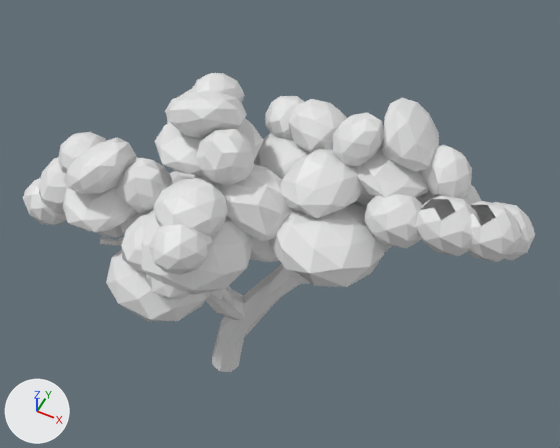
The FBX model Humans/Assets/Meshes/SavannahTree.fbx as it was, and as the next commit left it.
One viewpoint serves both versions: a camera (50 mm lens) standing at (4.17, -6.25, 11.97) and looking at (0.51, 1.08, 2.82). Arrows for +X, +Y and +Z are at lower left; the lights stay in place. Where no turn or scale is listed for an object, it has been applied to the vertices.

The first picture shows 'SavannahTree'.
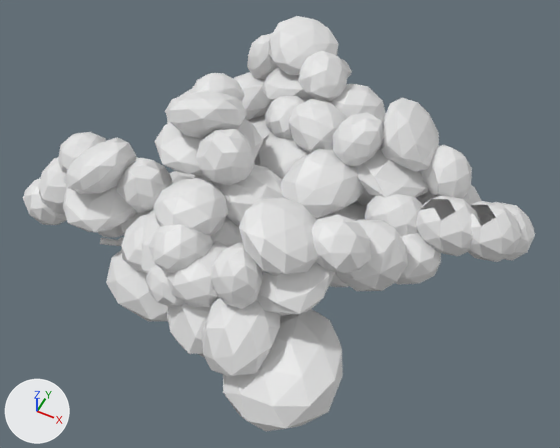
Boxes (x1, y1, x2, y2) around the edits, measured in the pictures (560 x 448 px):
'SavannahTree', reshaped (39% taller): before (23, 73, 535, 372); after (23, 16, 535, 431)
part 1 of me_cylinder_002, added: after (325, 84, 386, 123)
part 2 of me_cylinder_002, added: after (269, 16, 338, 75)
part 3 of me_cylinder_002, added: after (298, 51, 348, 101)
part 4 of me_cylinder_002, added: after (248, 115, 271, 164)
part 5 of me_cylinder_002, added: after (234, 72, 272, 120)
part 6 of me_cylinder_002, added: after (335, 219, 408, 291)
part 7 of me_cylinder_002, added: after (395, 233, 441, 285)
part 8 of me_cylinder_002, added: after (166, 241, 229, 307)
part 9 of me_cylinder_002, added: after (239, 198, 318, 276)
part 10 of me_cylinder_002, added: after (167, 303, 212, 357)
part 11 of me_cylinder_002, added: after (223, 309, 343, 431)
part 12 of me_cylinder_002, added: after (202, 297, 280, 376)
part 13 of me_cylinder_002, added: after (146, 265, 185, 307)
part 14 of me_cylinder_002, added: after (248, 33, 352, 101)
part 15 of me_cylinder_002, added: after (211, 214, 371, 315)

Edits to the bpy script that builds the scene:
```text
Change me_cylinder_002:
    remove me_cylinder_002.from_pydata(...)  # 1979 vertices, 2798 faces; spans x -3.43..4.17, y -1.48..2.21, z -0.04..5.52
    add me_cylinder_002.from_pydata(...)  # 3039 vertices, 4350 faces; spans x -3.43..4.17, y -2.36..4.18, z -0.04..5.52
    me_cylinder_002 part 1: the loose piece of 42 vertices spanning x 0.44..1.4, y 1.06..2.04, z 4.19..4.99 is copied, and the copy is multiplied about its middle by the matrix ((0.732, 0.497, -0.467), (-0.549, 0.836, 0.03), (0.505, 0.292, 1.102)), then moved by (0.16, 0.84, -0.29); it spans x 0.58..1.57, y 1.89..2.87, z 3.83..4.76
    me_cylinder_002 part 2: the loose piece of 42 vertices spanning x -0.9..0.17, y 0.08..1.07, z 4.8..5.52 is copied, and the copy is multiplied about its middle by the matrix ((-0.831, 0.516, -0.208), (-0.545, -0.83, 0.12), (-0.111, 0.213, 0.971)), then moved by (0.41, 2.23, -0.22); it spans x -0.48..0.57, y 2.26..3.33, z 4.57..5.24
    me_cylinder_002 part 3: the loose piece of 42 vertices spanning x -0.93..-0.18, y 0.82..1.59, z 4.54..5.25 is copied, and the copy is multiplied about its middle by the matrix ((-0.831, 0.516, -0.208), (-0.545, -0.83, 0.12), (-0.111, 0.213, 0.971)), then moved by (1.13, 1.15, -0.06); it spans x 0.23..0.95, y 1.95..2.78, z 4.49..5.18
    me_cylinder_002 part 4: the loose piece of 42 vertices spanning x -1.76..-0.97, y 1.22..2.1, z 3.44..4.19 is copied, and the copy is multiplied about its middle by the matrix ((-1.366, 0.204, 1.54), (-1.589, -0.955, -1.09), (0.203, -0.838, 1.084)), then moved by (0.99, 0.44, -0.51); it spans x -1.18..0.43, y 1.22..2.94, z 2.77..3.83
    me_cylinder_002 part 5: the loose piece of 42 vertices spanning x -1.23..-0.09, y -0.39..0.71, z 3.18..3.93 is copied, and the copy is multiplied about its middle by the matrix ((-0.923, -0.23, -0.309), (0.218, -0.973, 0.073), (-0.317, 0.0, 0.948)), then moved by (-0.08, 2.37, 0.31); it spans x -1.23..-0.16, y 1.98..3.06, z 3.39..4.27
    me_cylinder_002 part 6: the loose piece of 42 vertices spanning x 2.0..2.85, y 0.33..1.11, z 3.88..4.63 is copied, and the copy is multiplied about its middle by the matrix ((0.885, -0.612, 0.474), (0.528, 1.063, 0.366), (-0.428, -0.071, 1.101)), then moved by (-0.08, -0.82, 0.08); it spans x 1.86..2.86, y -0.6..0.41, z 3.86..4.79
    me_cylinder_002 part 7: the loose piece of 42 vertices spanning x 2.0..2.85, y 0.33..1.11, z 3.88..4.63 is copied, and the copy is multiplied about its middle by the matrix ((0.828, -0.466, -0.31), (0.328, 0.853, -0.406), (0.454, 0.235, 0.859)), then moved by (0.33, -0.33, -0.25); it spans x 2.33..3.19, y -0.02..0.78, z 3.62..4.38
    me_cylinder_002 part 8: the loose piece of 42 vertices spanning x -0.49..0.51, y -1.05..-0.05, z 4.09..4.84 is copied, and the copy is multiplied about its middle by the matrix ((0.033, 0.977, -0.211), (-0.993, 0.009, -0.115), (-0.111, 0.213, 0.971)), then moved by (0.5, -0.53, -0.46); it spans x 0.01..1.01, y -1.58..-0.57, z 3.65..4.38
    me_cylinder_002 part 9: the loose piece of 42 vertices spanning x 1.83..2.64, y 1.04..2.13, z 4.56..5.42 is copied, and the copy is multiplied about its middle by the matrix ((0.828, -0.466, -0.31), (0.328, 0.853, -0.406), (0.454, 0.235, 0.859)), then moved by (-0.79, -2.38, -0.03); it spans x 0.94..1.98, y -1.3..-0.24, z 4.6..5.27
    me_cylinder_002 part 10: the loose piece of 42 vertices spanning x -0.84..0.85, y -1.32..0.26, z 3.33..4.33 is copied, and the copy is multiplied about its middle by the matrix ((0.033, 0.977, -0.211), (-0.993, 0.009, -0.115), (-0.111, 0.213, 0.971)), then moved by (0.66, -0.47, -0.43); it spans x -0.13..1.47, y -1.84..-0.16, z 2.88..3.88
    me_cylinder_002 part 11: the loose piece of 42 vertices spanning x 0.75..2.4, y -0.44..1.26, z 3.25..4.27 is copied, and the copy is multiplied about its middle by the matrix ((0.828, -0.466, -0.31), (0.328, 0.853, -0.406), (0.454, 0.235, 0.859)), then moved by (0.25, -1.92, -0.43); it spans x 1.04..2.64, y -2.36..-0.63, z 2.8..3.86
    me_cylinder_002 part 12: the loose piece of 42 vertices spanning x -0.06..1.12, y -0.3..0.69, z 3.84..4.63 is copied, and the copy is multiplied about its middle by the matrix ((0.033, 0.977, -0.211), (-0.993, 0.009, -0.115), (-0.111, 0.213, 0.971)), then moved by (0.77, -1.76, -0.35); it spans x 0.8..1.78, y -2.13..-0.99, z 3.41..4.3
    me_cylinder_002 part 13: the loose piece of 42 vertices spanning x -0.43..0.3, y -1.38..-0.58, z 3.26..3.95 is copied, and the copy is multiplied about its middle by the matrix ((-0.666, 0.711, -0.223), (-0.675, -0.703, -0.226), (-0.317, 0.0, 0.948)), then moved by (0.13, -0.22, 0.15); it spans x -0.31..0.44, y -1.59..-0.79, z 3.41..4.1
    me_cylinder_002 part 14: 174 vertices added at x -1.39..1.86, y 2.03..4.18, z 2.85..4.89
    me_cylinder_002 part 15: 129 vertices added at x 0.78..2.76, y -1.63..0.66, z 3.78..5.21
```
